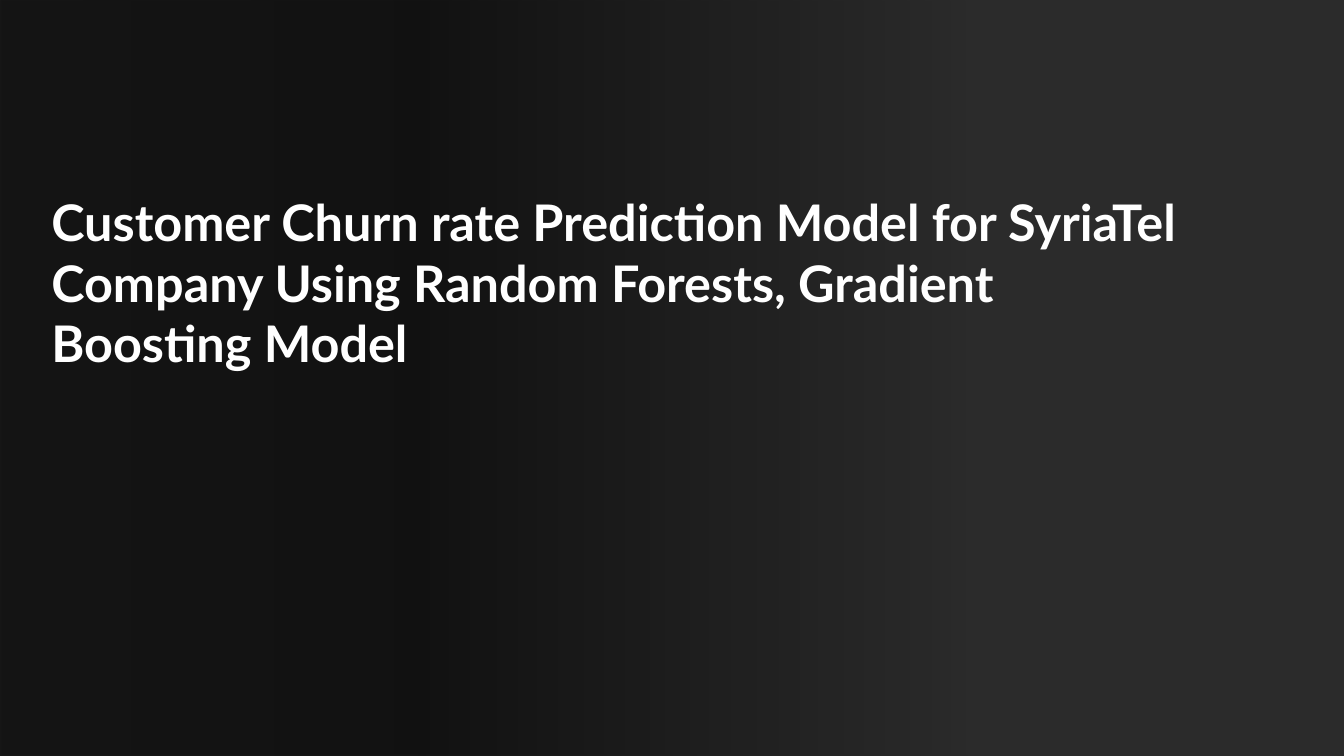
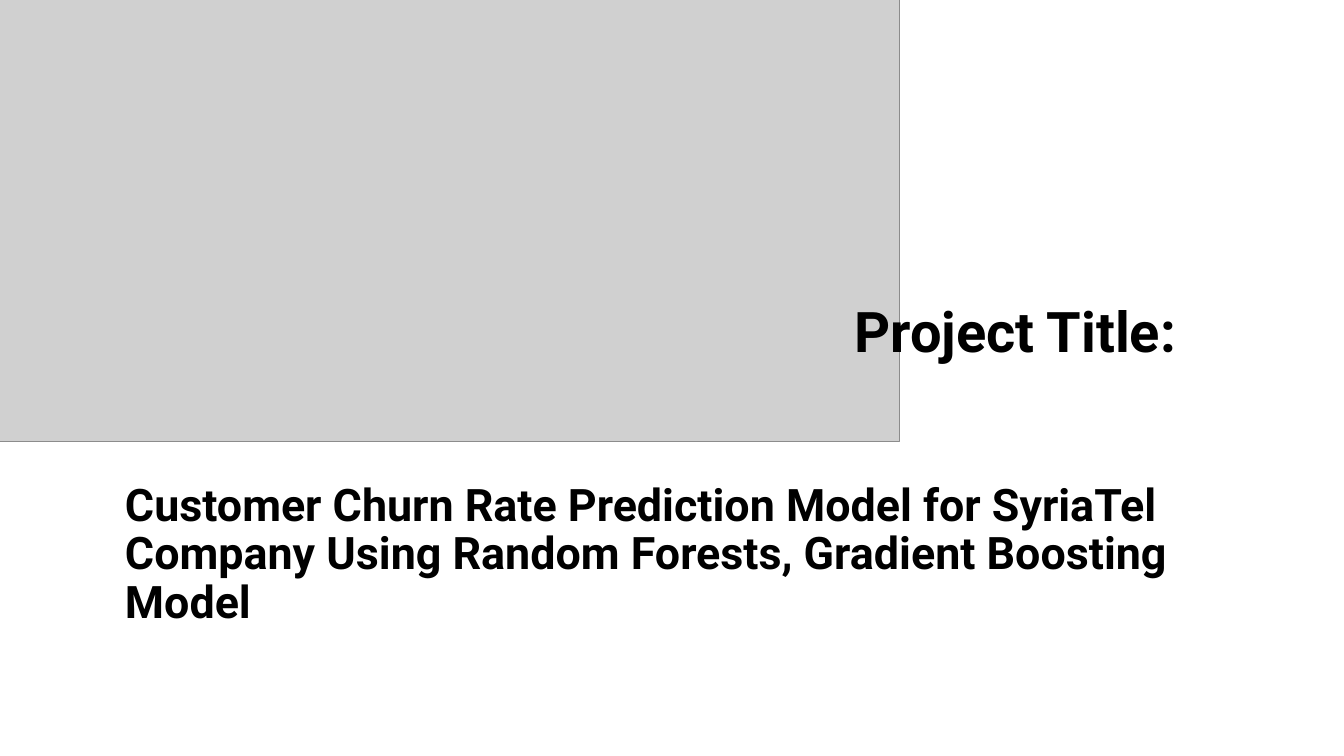
Before and after one commit to DanielKithinji/Phase-3-Data-Science-Project, a slide deck: slide 1 of Customer Churn rate Prediction Model for SyriaTel Company.pptx. Drawn at 1344x756 pixels with LibreOffice and Linux fonts; fonts in the diff are those of the drawing; grey boxes stand for pictures; background and template pictures are left out; a plain dark background stands for a picture behind light text. Boxes give left, top, right and bottom in pixels: in the first picture for what was removed or moved away, otherwise in the second. Text is boxed around its words. In the diff, an @@ line names an element or a change of style, - is before the commit and + after.

```diff
--- a/Customer Churn rate Prediction Model for SyriaTel Company.pptx
+++ b/Customer Churn rate Prediction Model for SyriaTel Company.pptx
@@ background picture (left out) to #FFFFFF @@
@@ rectangle removed at [0, 0, 968, 756] @@
@@ picture added at [0, 0, 899, 442] @@
@@ text added at [855, 301, 1176, 366], 40 pt, text #000000, bold @@
+Project Title:
@@ title at [125, 487, 1167, 619]: text changed; size 36 to 32 pt; font Lato to Roboto; text colour #FFFFFF to #000000 @@
-Customer Churn rate Prediction Model for SyriaTel Company Using Random Forests, Gradient Boosting Model
+Customer Churn Rate Prediction Model for SyriaTel Company Using Random Forests, Gradient Boosting Model
```
Also in this commit, not shown: 6 other slides changed, 7 slides added, 3 other files.
